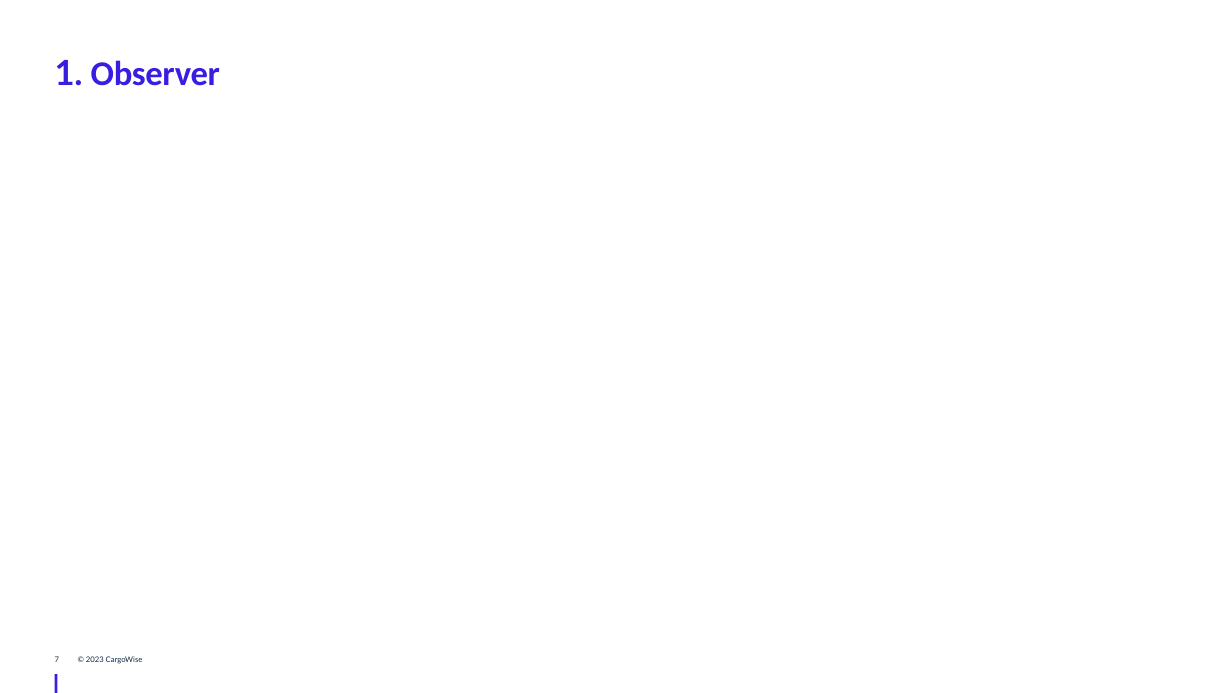
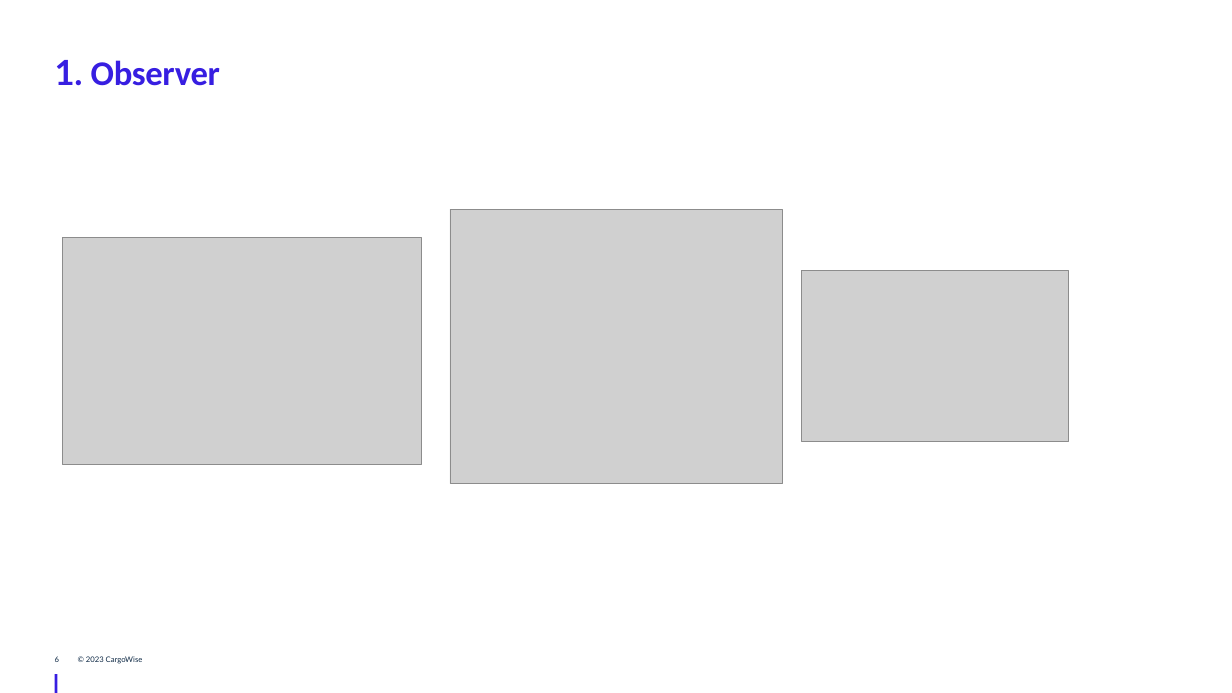
Before and after one commit to JingwenLi/DesignPatterns, a slide deck: slide 6 of DesignPatterns/Behavioral Design Patterns/Behavioral Design Patterns - WTG.pptx (slide 7 before the commit). Drawn at 1232x693 pixels with LibreOffice and Linux fonts; fonts in the diff are those of the drawing; grey boxes stand for pictures; background and template pictures are left out. Boxes give left, top, right and bottom in pixels: in the first picture for what was removed or moved away, otherwise in the second. Text is boxed around its words. In the diff, an @@ line names an element or a change of style, - is before the commit and + after.

```diff
--- a/DesignPatterns/Behavioral Design Patterns/Behavioral Design Patterns - WTG.pptx
+++ b/DesignPatterns/Behavioral Design Patterns/Behavioral Design Patterns - WTG.pptx
@@ picture added at [450, 209, 783, 484] @@
@@ picture added at [62, 237, 421, 465] @@
@@ picture added at [801, 270, 1068, 441] @@
@@ page number at [55, 656, 59, 662]: text changed @@
-7
+6
```
